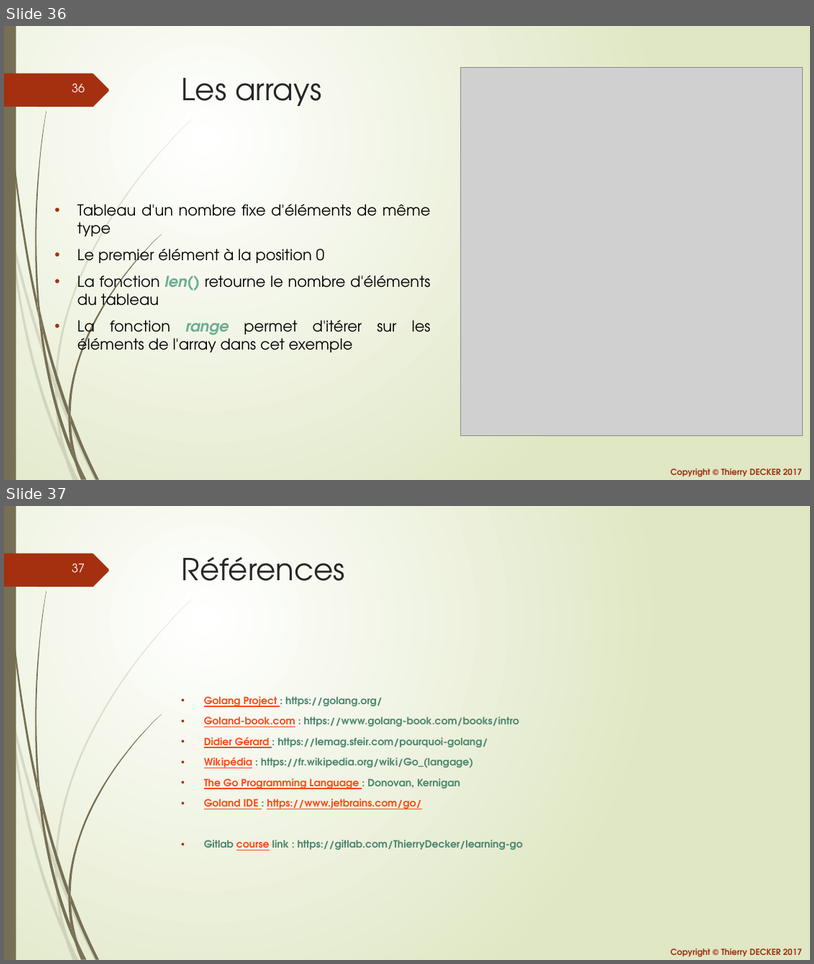
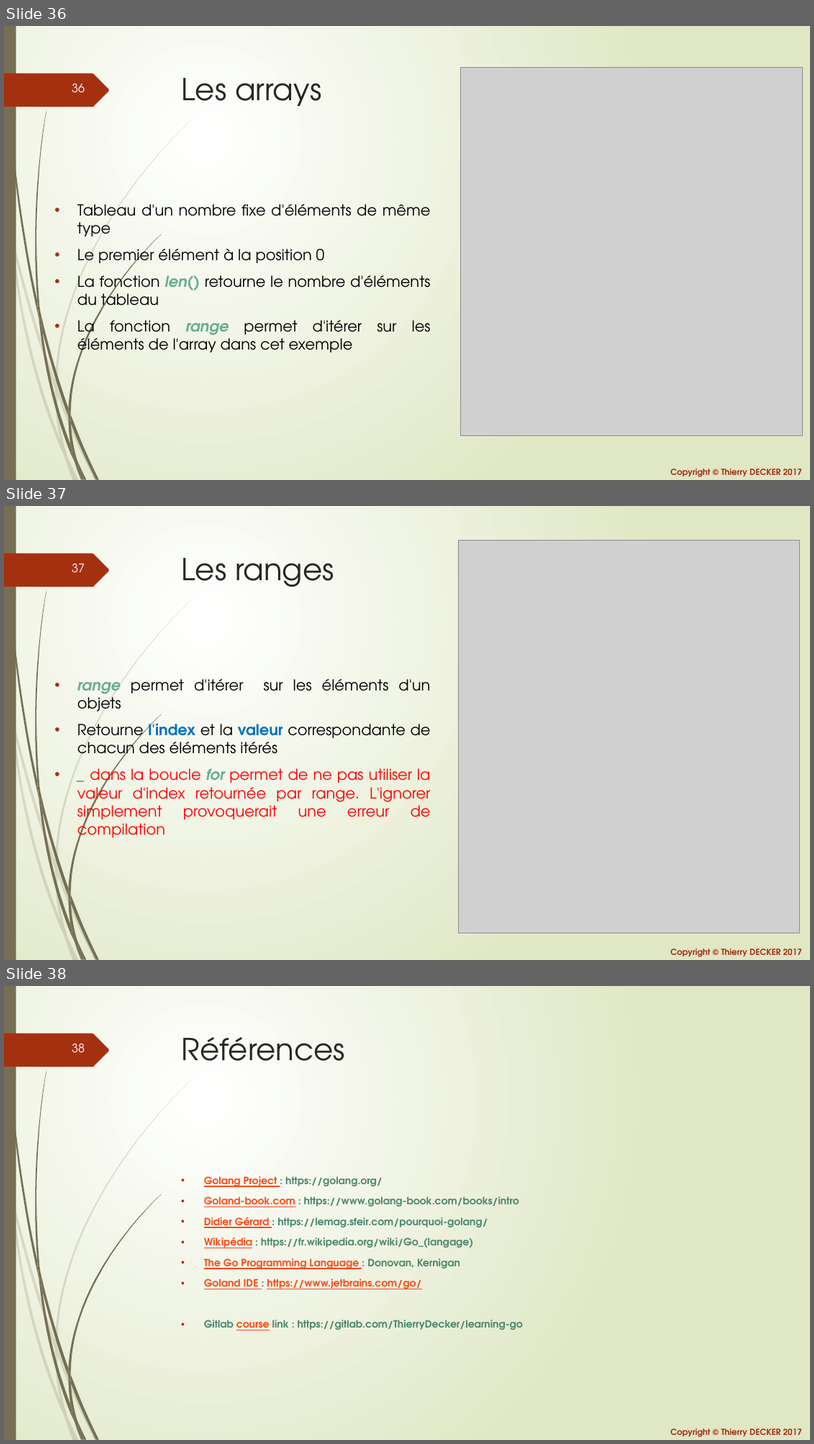
Before and after one commit to thierrydecker/learning-go, a slide deck: documentations/learning-go.pptx. Shown one above the other, each under a label of ours: slides 36 and 37 before the commit, slides 36, 37 and 38 after it. The pictures are 814x964 and 814x1444 pixels, drawn with LibreOffice and Linux fonts; fonts in the diff are those of the drawing; grey boxes stand for pictures. Boxes give left, top, right and bottom in pixels: in the first picture for what was removed or moved away, otherwise in the second. Text is boxed around its words. In the diff, an @@ line names an element or a change of style, - is before the commit and + after.

Commit message:
Added ranges

```diff
--- a/documentations/learning-go.pptx
+++ b/documentations/learning-go.pptx
@@ slide 37 added at (4,506,810,960), background gradient #FFFFFF to #DFE8C4; not listed: 26 template elements that a slide beside it also shows @@
@@ picture added at (458,540,800,932) @@
@@ title added at (182,558,334,587), 36 pt, text #262626 @@
+Les ranges
@@ text added at (77,679,431,842), 18 pt, text #FF0000 @@
+• range permet d'itérer sur les éléments d'un objets
+• Retourne l'index et la valeur correspondante de chacun des éléments itérés
+• _ dans la boucle for permet de ne pas utiliser la valeur d'index retournée par range. L'ignorer simplement provoquerait une erreur de compilation
@@ what was slide 37 is now slide 38 @@
@@ page number at (72,1043,85,1052): text changed @@
-37
+38
```
Also in this commit, not shown: 7 slides changed, 2 other files.
